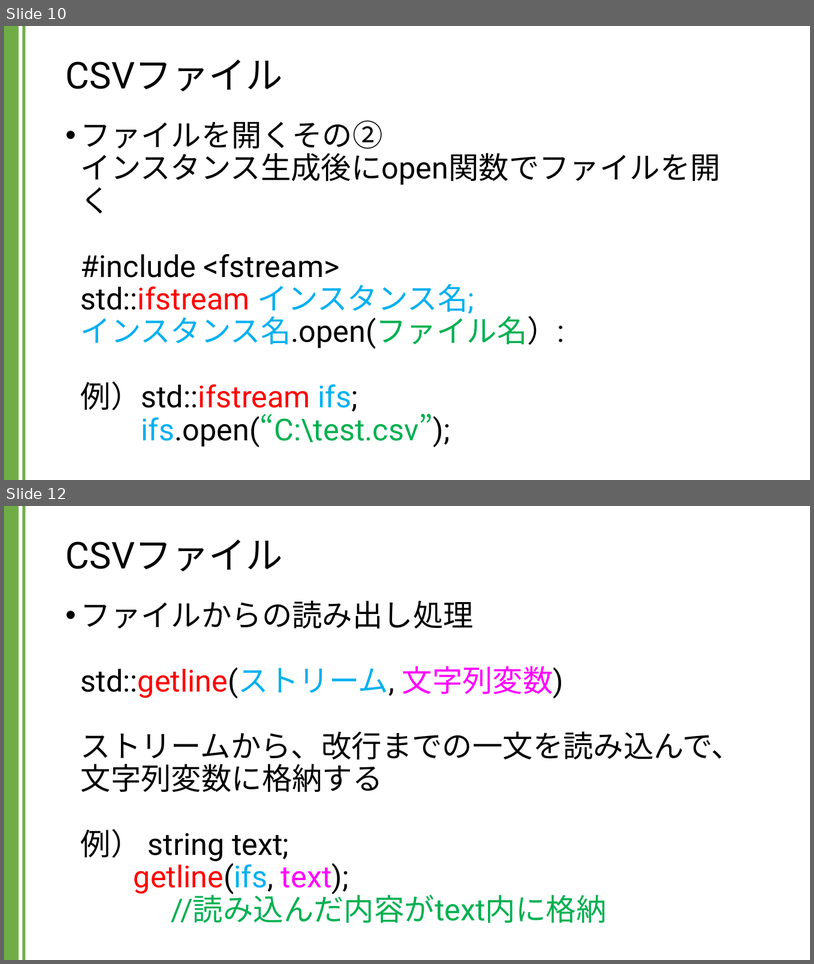
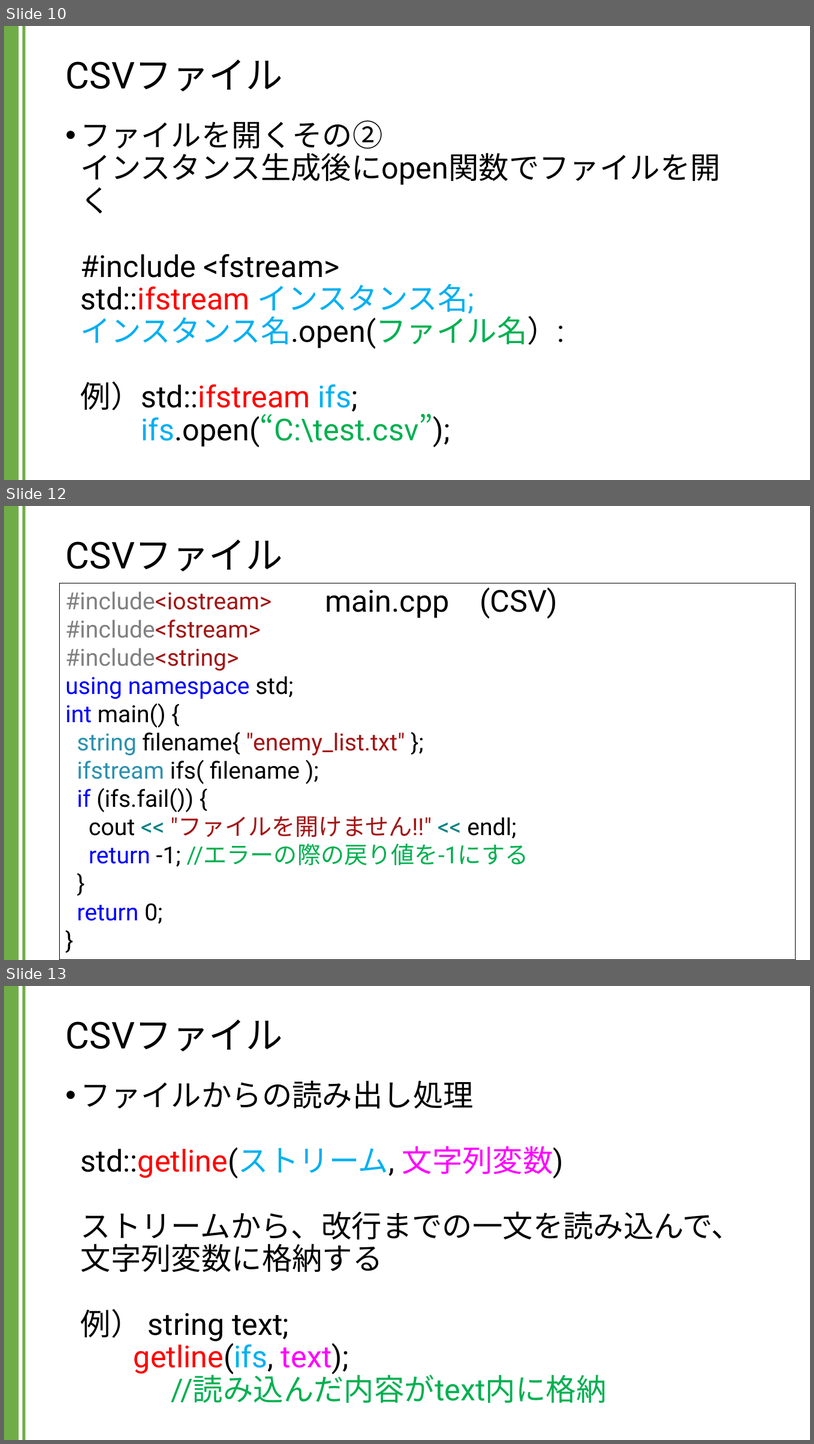
Before and after one commit to kic-murata/cpp2024, a slide deck: 授業資料/講義資料：CSVファイル.pptx. Shown one above the other, each under a label of ours: slides 10 and 12 before the commit, slides 10, 12 and 13 after it; the slides between them are not shown. The pictures are 814x964 and 814x1444 pixels, drawn with LibreOffice and Linux fonts; fonts in the diff are those of the drawing. Boxes give left, top, right and bottom in pixels: in the first picture for what was removed or moved away, otherwise in the second. Text is boxed around its words. In the diff, an @@ line names an element or a change of style, - is before the commit and + after.

```diff
--- a/授業資料/講義資料：CSVファイル.pptx
+++ b/授業資料/講義資料：CSVファイル.pptx
@@ slide 12 added at <box>4,506,810,960</box>, background #FFFFFF; not listed: 2 template elements that a slide beside it also shows @@
@@ title added at <box>65,540,282,571</box>, 44 pt, text #000000 @@
+CSVファイル
@@ rectangle added at <box>60,583,797,960</box>, outline #000000 0.75 pt, 28 pt, text #000000 @@
+#include<iostream>
+#include<fstream>
+#include<string>
+using namespace std;
+int main() {
+string filename{ "enemy_list.txt" };
+ifstream ifs( filename );
+if (ifs.fail()) {
+cout << "ファイルを開けません!!" << endl;
+return -1; //エラーの際の戻り値を-1にする
+}
+return 0;
+}
@@ text added at <box>325,588,558,619</box>, 36 pt, text #000000 @@
+main.cpp (CSV)
@@ what was slide 12 is now slide 13 @@
```
Also in this commit, not shown: 6 slides changed, 14 other slides added.
